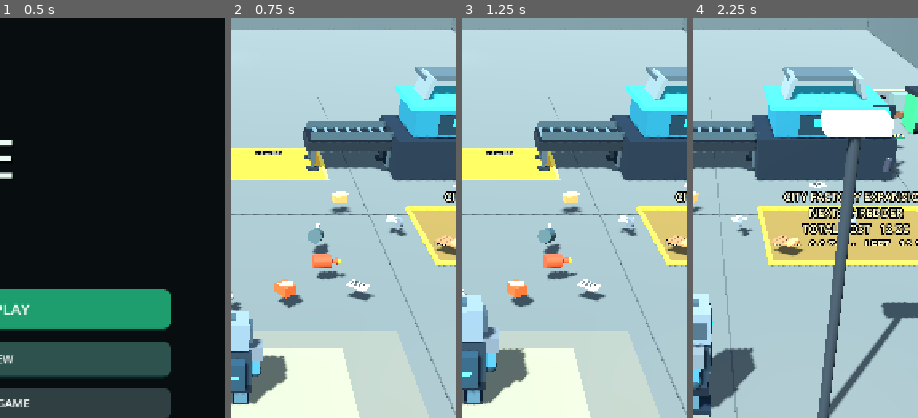
Above: before the commit, frames 1-4 (left to right).
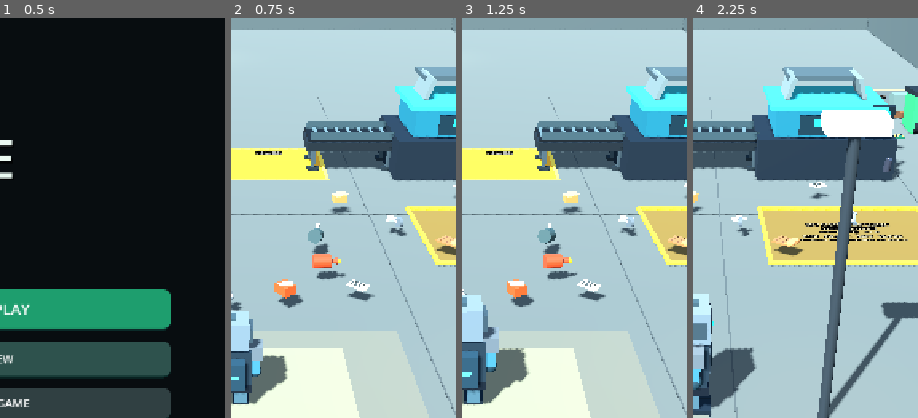
Above: after the commit, the same moments.

Repository: zekainstabot/trash-empire
Game: Godot game, scene res://Scenes/Main.tscn
Two runs of this game, one before a commit and one after it. Both use one fixed random seed, a clock stepped at 60 frames per second and the inputs below.
Inputs (mouse positions are % of the whole screen's width and height, from its top left):
- Up to frame 1 (0.5 s): no input
- Up to frame 2 (0.75 s): click "▶ PLAY" at 0.5 s
- Up to frame 3 (1.25 s): no input
- Up to frame 4 (2.25 s): move the mouse to (72, 45) at 1.27 s; hold D (move_right) 1.28-2 s; click (72, 45) at 1.42 s; drag from (30, 55) to (45, 70) at 2.02 s
The pictures show only the part of the screen within x 50-100%, y 13-63%; the shares and areas given below are measured in that part.

Frame 1 is identical in both runs. In frame 2, 0.2% of the frame differs, in the area x 90-100%, y 43-57%; in frame 3, 0.2%; in frame 4, 4.3%, in the area x 35-100%, y 43-57%.

Commit message:
Lay payment and expansion labels flat on ground pads

Diff:
--- a/Scripts/main.gd
+++ b/Scripts/main.gd
@@ -604,10 +604,12 @@
 	_box("BuildSlotRight", Vector3(9.82, 0.065, z), Vector3(0.12, 0.07, 3.65), edge_color, false)
 	factory_build_label = Label3D.new()
 	factory_build_label.name = "FactoryBuildProgressLabel"
-	factory_build_label.position = Vector3(7.5, 0.45, z + 0.55)
-	factory_build_label.font_size = 30
-	factory_build_label.pixel_size = 0.01
-	factory_build_label.billboard = BaseMaterial3D.BILLBOARD_ENABLED
+	# Lay the payment instructions directly on the build pad, like painted floor text.
+	factory_build_label.position = Vector3(7.5, 0.105, z)
+	factory_build_label.rotation_degrees.x = -90.0
+	factory_build_label.font_size = 23
+	factory_build_label.pixel_size = 0.008
+	factory_build_label.billboard = BaseMaterial3D.BILLBOARD_DISABLED
 	factory_build_label.modulate = Color(1.0, 0.95, 0.68)
 	factory_build_zones_root.add_child(factory_build_label)
 	var new_nodes: Array[Node] = []
@@ -2231,10 +2233,12 @@
 	var label := Label3D.new()
 	label.name = "UnlockZoneLabel"
 	label.text = "CITY EXPANSION\nDISTRICT 02\nCOST: 25 ZC\nSTEP ON PAD TO BUILD"
-	label.position = Vector3(0, 2.2, 0)
-	label.font_size = 27
-	label.pixel_size = 0.006
-	label.billboard = BaseMaterial3D.BILLBOARD_ENABLED
+	# Floor lettering sits just above the pad surface and faces upward.
+	label.position = Vector3(0, 0.205, 0)
+	label.rotation_degrees.x = -90.0
+	label.font_size = 19
+	label.pixel_size = 0.0045
+	label.billboard = BaseMaterial3D.BILLBOARD_DISABLED
 	label.modulate = Color(0.82, 1.0, 0.88)
 	label.outline_size = 8
 	label.outline_modulate = Color(0.015, 0.045, 0.035, 0.98)
